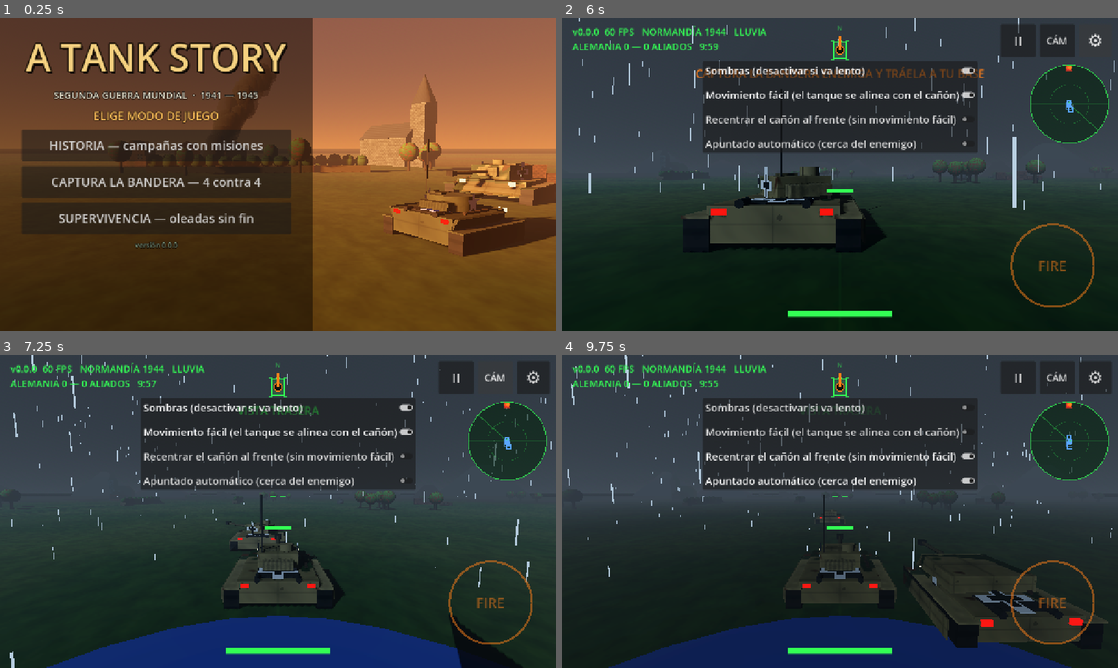
Above: before the commit, frames 1-4 (two rows, left to right).
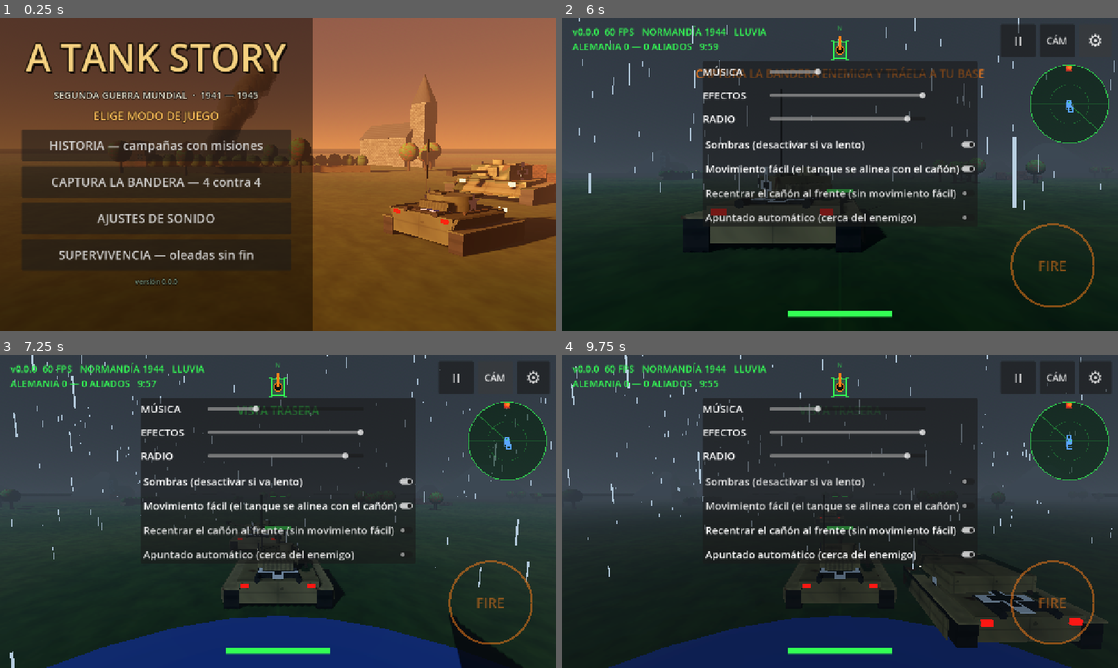
Above: after the commit, the same moments.

Repository: pabloprietorecio-afk/Tank-Ahead
Game: Godot game, scene res://levels/main_menu.tscn
The game is run twice, just before and just after one commit, with the same random seed, the same clock (stepped at 60 frames per second) and the same inputs. Sound files missing from this copy of the repository are replaced by a short silence.
Inputs (mouse positions are in pixels of both pictures, inside the frame that each line leads up to):
- Up to frame 1 (0.25 s): no input
- Up to frame 2 (6 s): click (717, 218) at 0.5 s, where only the run after the commit has a clickable "AJUSTES DE SONIDO"; click "◀ VOLVER" at 1.25 s; click "HISTORIA — campañas con misio…" at 2 s; click "◀ VOLVER" at 2.75 s; click "CAPTURA LA BANDERA — 4 contra…" at 3.5 s; click "ALEMANIA — Wehrmacht" at 4.25 s; click "NORMANDÍA 1944 · tu tanque: P…" at 5 s; click "⚙" at 5.75 s
- Up to frame 3 (7.25 s): click "CÁM" at 6.5 s
- Up to frame 4 (9.75 s): click "Sombras (desactivar si va len…" at 7.25 s; click "Movimiento fácil (el tanque s…" at 8 s; click "Recentrar el cañón al frente …" at 8.75 s; click "Apuntado automático (cerca de…" at 9.5 s

The runs differ from the first frame. In frame 1, 1.5% of the frame differs, in the area x 4-46%, y 62-86%; in frame 2, 8.4%, in the area x 25-75%, y 15-67%; in frame 3, 7.2%; in frame 4, 6.5%.

Commit message:
Música y radio: marcha original en el menú, música de combate, partes de guerra y volúmenes
- Buses Music/SFX/Voice; la música se atenúa mientras habla la radio
- Marcha de menú y tema de combate originales (FluidR3_GM, MIT)
- Partes de guerra en alemán (voz Thorsten, CC0) y en inglés (Kokoro) con efecto de radio
- Deslizadores de volumen en el menú y en los ajustes de la partida

Co-Authored-By: Claude Opus 5.5 <noreply@anthropic.com>
Claude-Session: https://claude.ai/code/session_01Fzr3mX8kpwaJpVnrCyTFkb

Diff:
--- /dev/null
+++ b/core/audio/audio_setup.gd
@@ -0,0 +1,54 @@
+class_name AudioSetup
+## Buses de audio: Music, SFX y Voice (radio), con volúmenes de los ajustes.
+## La música baja automáticamente mientras suena la radio (compresor con cadena lateral).
+
+const MUSIC: StringName = &"Music"
+const SFX: StringName = &"SFX"
+const VOICE: StringName = &"Voice"
+
+static var _ready_done: bool = false
+
+
+static func ensure() -> void:
+	if not _ready_done:
+		_ready_done = true
+		for bus_name in [MUSIC, SFX, VOICE]:
+			if AudioServer.get_bus_index(bus_name) == -1:
+				AudioServer.add_bus()
+				var index: int = AudioServer.bus_count - 1
+				AudioServer.set_bus_name(index, bus_name)
+				AudioServer.set_bus_send(index, &"Master")
+		var ducking := AudioEffectCompressor.new()
+		ducking.threshold = -30.0
+		ducking.ratio = 8.0
+		ducking.attack_us = 20000.0
+		ducking.release_ms = 600.0
+		ducking.sidechain = VOICE
+		AudioServer.add_bus_effect(AudioServer.get_bus_index(MUSIC), ducking)
+	apply_volumes()
+
+
+static func apply_volumes() -> void:
+	GameSettings.ensure_loaded()
+	_set_bus(MUSIC, GameSettings.music_volume)
+	_set_bus(SFX, GameSettings.sfx_volume)
+	_set_bus(VOICE, GameSettings.voice_volume)
+
+
+static func _set_bus(bus_name: StringName, linear: float) -> void:
+	var index: int = AudioServer.get_bus_index(bus_name)
+	if index == -1:
+		return
+	AudioServer.set_bus_mute(index, linear <= 0.001)
+	AudioServer.set_bus_volume_db(index, linear_to_db(maxf(linear, 0.001)))
+
+
+## Reproductor de música en bucle.
+static func music_player(path: String) -> AudioStreamPlayer:
+	var stream: AudioStreamOggVorbis = load(path)
+	stream.loop = true
+	var player := AudioStreamPlayer.new()
+	player.stream = stream
+	player.bus = MUSIC
+	player.autoplay = true
+	return player
--- a/core/audio/sfx.gd
+++ b/core/audio/sfx.gd
@@ -11,6 +11,7 @@
 static func play_at(host: Node, stream: AudioStream, point: Vector3, volume_db: float = 0.0, pitch: float = 1.0) -> void:
 	var player := AudioStreamPlayer3D.new()
 	player.stream = stream
+	player.bus = AudioSetup.SFX
 	player.volume_db = volume_db
 	player.pitch_scale = pitch * randf_range(0.92, 1.08)
 	# Atenuación suave: las explosiones cercanas suenan fuertes y las lejanas aún se oyen.
@@ -26,6 +27,7 @@
 static func play_2d(host: Node, stream: AudioStream, volume_db: float = 0.0, pitch: float = 1.0) -> void:
 	var player := AudioStreamPlayer.new()
 	player.stream = stream
+	player.bus = AudioSetup.SFX
 	player.volume_db = volume_db
 	player.pitch_scale = pitch * randf_range(0.95, 1.05)
 	_root(host).add_child(player)
--- a/core/game_settings.gd
+++ b/core/game_settings.gd
@@ -18,6 +18,11 @@
 ## Sombras en tiempo real (desactivar en móviles lentos).
 static var shadows: bool = true
 
+## Volúmenes (0..1). La música va bajita por defecto.
+static var music_volume: float = 0.3
+static var sfx_volume: float = 1.0
+static var voice_volume: float = 0.9
+
 static var _loaded: bool = false
 
 
@@ -30,6 +35,9 @@
 		aim_assist = cfg.get_value("controls", "aim_assist", aim_assist)
 		camera_view = cfg.get_value("controls", "camera_view", camera_view)
 		shadows = cfg.get_value("graphics", "shadows", shadows)
+		music_volume = cfg.get_value("audio", "music", music_volume)
+		sfx_volume = cfg.get_value("audio", "sfx", sfx_volume)
+		voice_volume = cfg.get_value("audio", "voice", voice_volume)
 		easy_drive = cfg.get_value("controls", "easy_drive", easy_drive)
 		auto_recenter = cfg.get_value("controls", "auto_recenter", auto_recenter)
 
@@ -39,6 +47,9 @@
 	cfg.set_value("controls", "aim_assist", aim_assist)
 	cfg.set_value("controls", "camera_view", camera_view)
 	cfg.set_value("graphics", "shadows", shadows)
+	cfg.set_value("audio", "music", music_volume)
+	cfg.set_value("audio", "sfx", sfx_volume)
+	cfg.set_value("audio", "voice", voice_volume)
 	cfg.set_value("controls", "easy_drive", easy_drive)
 	cfg.set_value("controls", "auto_recenter", auto_recenter)
 	cfg.save(PATH)
--- a/levels/arena.gd
+++ b/levels/arena.gd
@@ -19,6 +19,7 @@
 func _ready() -> void:
 	_rng.randomize()
 	GameSettings.ensure_loaded()
+	AudioSetup.ensure()
 	GameSession.resolve_front()
 	_mode = _create_mode()
 	_mode.name = "GameMode"
@@ -38,6 +39,9 @@
 	add_child(_mode)
 	_build_weather()
 	_build_ui()
+	var music := AudioSetup.music_player("res://assets/music/battle_theme.ogg")
+	music.volume_db = -6.0
+	add_child(music)
 	_mode.start(_player, self)
 
 
--- a/levels/main_menu.gd
+++ b/levels/main_menu.gd
@@ -8,6 +8,9 @@
 var _content: VBoxContainer
 var _title: Label
 var _subtitle: Label
+var _radio: AudioStreamPlayer
+var _radio_timer: Timer
+var _bulletins: Array[String] = []
 
 
 func _ready() -> void:
@@ -52,7 +55,34 @@
 	column.add_child(_content)
 	var version := _label("versión %s" % str(ProjectSettings.get_setting("application/config/version", "dev")), 16, Color(0.5, 0.6, 0.5))
 	column.add_child(version)
+	_start_audio()
 	_page_mode()
+
+
+## Música del menú y partes de guerra por radio de vez en cuando (la música baja al hablar).
+func _start_audio() -> void:
+	AudioSetup.ensure()
+	add_child(AudioSetup.music_player("res://assets/music/menu_theme.ogg"))
+	for lang in ["de", "en"]:
+		for i in 4:
+			_bulletins.append("res://assets/radio/radio_%s_%d.ogg" % [lang, i])
+	_bulletins.shuffle()
+	_radio = AudioStreamPlayer.new()
+	_radio.bus = AudioSetup.VOICE
+	add_child(_radio)
+	_radio_timer = Timer.new()
+	_radio_timer.one_shot = true
+	_radio_timer.timeout.connect(_play_bulletin)
+	add_child(_radio_timer)
+	_radio_timer.start(6.0)
+
+
+func _play_bulletin() -> void:
+	var path: String = _bulletins.pop_front()
+	_bulletins.append(path)
+	_radio.stream = load(path)
+	_radio.play()
+	_radio_timer.start(_radio.stream.get_length() + randf_range(18.0, 30.0))
 
 
 func _label(text: String, font_size: int, color: Color) -> Label:
@@ -94,8 +124,15 @@
 	_clear("ELIGE MODO DE JUEGO")
 	_button("HISTORIA — campañas con misiones", func() -> void: _choose_mode(GameSession.Mode.STORY))
 	_button("CAPTURA LA BANDERA — 4 contra 4", func() -> void: _choose_mode(GameSession.Mode.CTF))
+	_button("AJUSTES DE SONIDO", _page_audio)
 	var best: int = GameSession.best_wave()
 	_button("SUPERVIVENCIA — oleadas sin fin%s" % ("  (récord: oleada %d)" % best if best > 0 else ""), func() -> void: _choose_mode(GameSession.Mode.SURVIVAL))
+
+
+func _page_audio() -> void:
+	_clear("AJUSTES DE SONIDO")
+	_content.add_child(VolumeSliders.create())
+	_back(_page_mode)
 
 
 func _choose_mode(mode: int) -> void:
--- a/levels/weather/weather.gd
+++ b/levels/weather/weather.gd
@@ -53,6 +53,7 @@
 			_rain_loop = AudioStreamPlayer.new()
 			_rain_loop.stream = load("res://assets/audio/rain.wav")
 			_rain_loop.volume_db = -12.0
+			_rain_loop.bus = AudioSetup.SFX
 			add_child(_rain_loop)
 			_rain_loop.play()
 		Kind.SNOW:
--- a/ui/hud/hud.gd
+++ b/ui/hud/hud.gd
@@ -77,6 +77,7 @@
 	var box := VBoxContainer.new()
 	box.add_theme_constant_override("separation", 14)
 	_panel.add_child(box)
+	box.add_child(VolumeSliders.create())
 	box.add_child(_make_toggle("Sombras (desactivar si va lento)", GameSettings.shadows, func(on: bool) -> void:
 		GameSettings.shadows = on
 		GameSettings.save()
--- /dev/null
+++ b/ui/volume_sliders.gd
@@ -0,0 +1,33 @@
+class_name VolumeSliders
+## Tres deslizadores de volumen (música, efectos, radio) que se guardan al soltarlos.
+
+
+static func create() -> VBoxContainer:
+	GameSettings.ensure_loaded()
+	var box := VBoxContainer.new()
+	box.add_theme_constant_override("separation", 6)
+	_row(box, "MÚSICA", GameSettings.music_volume, func(v: float) -> void: GameSettings.music_volume = v)
+	_row(box, "EFECTOS", GameSettings.sfx_volume, func(v: float) -> void: GameSettings.sfx_volume = v)
+	_row(box, "RADIO", GameSettings.voice_volume, func(v: float) -> void: GameSettings.voice_volume = v)
+	return box
+
+
+static func _row(box: VBoxContainer, title: String, value: float, setter: Callable) -> void:
+	var row := HBoxContainer.new()
+	var label := Label.new()
+	label.text = title
+	label.custom_minimum_size = Vector2(150.0, 0.0)
+	label.add_theme_font_size_override("font_size", 24)
+	row.add_child(label)
+	var slider := HSlider.new()
+	slider.min_value = 0.0
+	slider.max_value = 1.0
+	slider.step = 0.05
+	slider.value = value
+	slider.custom_minimum_size = Vector2(360.0, 48.0)
+	slider.value_changed.connect(func(v: float) -> void:
+		setter.call(v)
+		AudioSetup.apply_volumes())
+	slider.drag_ended.connect(func(_changed: bool) -> void: GameSettings.save())
+	row.add_child(slider)
+	box.add_child(row)
Not shown, added: assets/music/battle_theme.ogg.import
Not shown, added: assets/music/menu_theme.ogg.import
Not shown, added: assets/radio/radio_de_0.ogg.import
Not shown, added: assets/radio/radio_de_1.ogg.import
Not shown, added: assets/radio/radio_de_2.ogg.import
Not shown, added: assets/radio/radio_de_3.ogg.import
Not shown, added: assets/radio/radio_en_0.ogg.import
Not shown, added: assets/radio/radio_en_1.ogg.import
Not shown, added: assets/radio/radio_en_2.ogg.import
Not shown, added: assets/radio/radio_en_3.ogg.import
Not shown, added: core/audio/audio_setup.gd.uid
Not shown, added: ui/volume_sliders.gd.uid
(and 11 more such lines)
